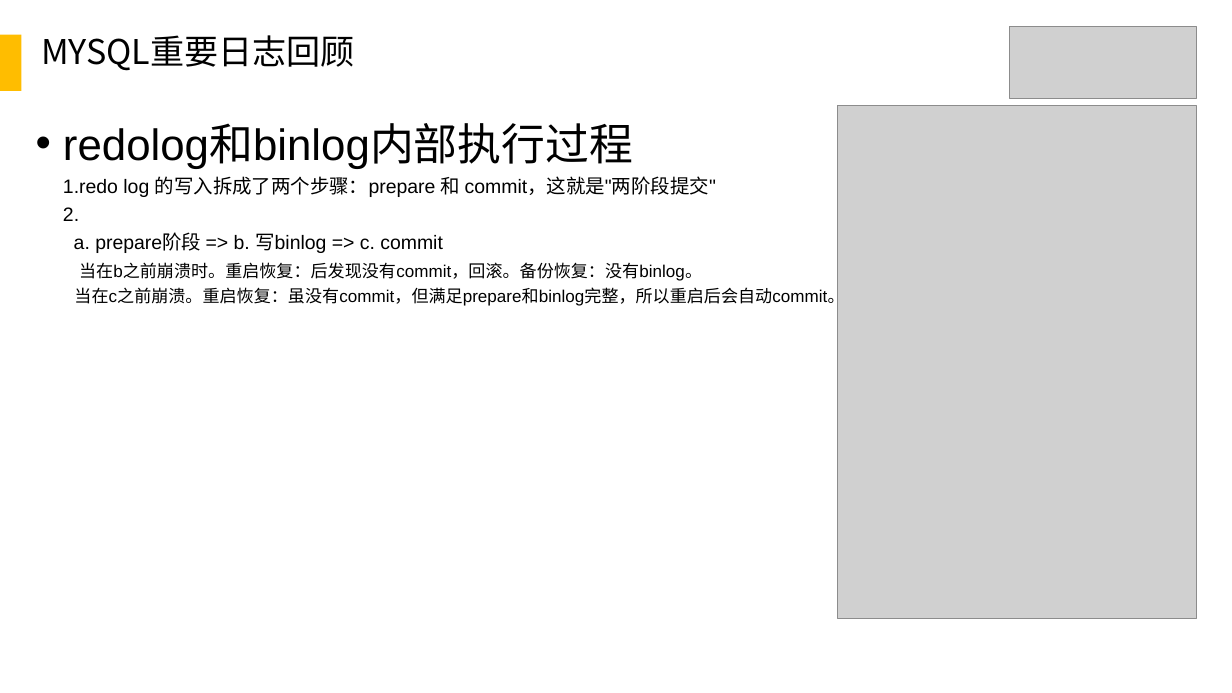
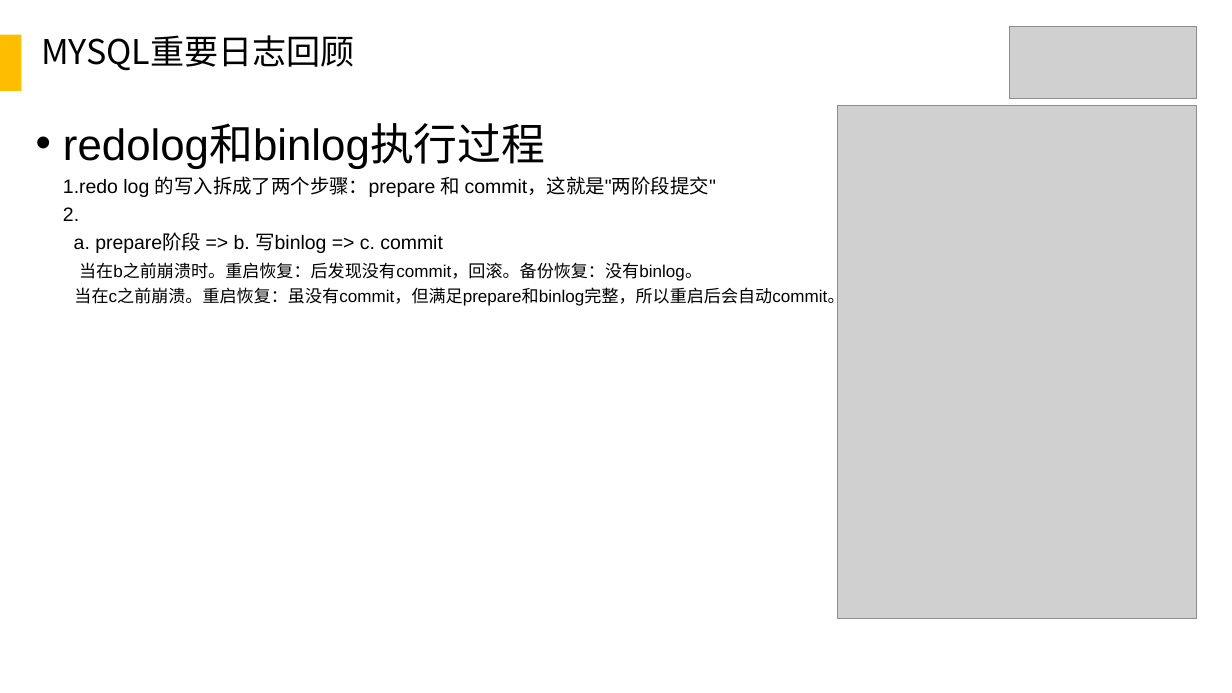
Before and after one commit to chujun/gitBackupConfig, a slide deck: slide 5 of document/mysql/MySQL索引和锁分享.ppt. Drawn at 1232x693 pixels with LibreOffice and Linux fonts; fonts in the diff are those of the drawing; grey boxes stand for pictures. Boxes give left, top, right and bottom in pixels: in the first picture for what was removed or moved away, otherwise in the second. Text is boxed around its words. In the diff, an @@ line names an element or a change of style, - is before the commit and + after.

```diff
--- a/document/mysql/MySQL索引和锁分享.ppt
+++ b/document/mysql/MySQL索引和锁分享.ppt
@@ text at [63, 125, 958, 307]: text changed @@
-• redolog和binlog内部执行过程
-  1.redo log 的写入拆成了两个步骤：prepare 和 commit，这就是"两阶段提交"
-  2.
-  a. prepare阶段 => b. 写binlog => c. commit
-  当在b之前崩溃时。重启恢复：后发现没有commit，回滚。备份恢复：没有binlog。
-  当在c之前崩溃。重启恢复：虽没有commit，但满足prepare和binlog完整，所以重启后会自动commit。备份：有binlog
+• redolog和binlog执行过程
+  1.redo log 的写入拆成了两个步骤：prepare 和 commit，这就是"两阶段提交"
+  2.
+  a. prepare阶段 => b. 写binlog => c. commit
+  当在b之前崩溃时。重启恢复：后发现没有commit，回滚。备份恢复：没有binlog。
+  当在c之前崩溃。重启恢复：虽没有commit，但满足prepare和binlog完整，所以重启后会自动commit。备份：有binlog
```
Also in this commit, not shown: 1 other slide changed, 1 other file.
